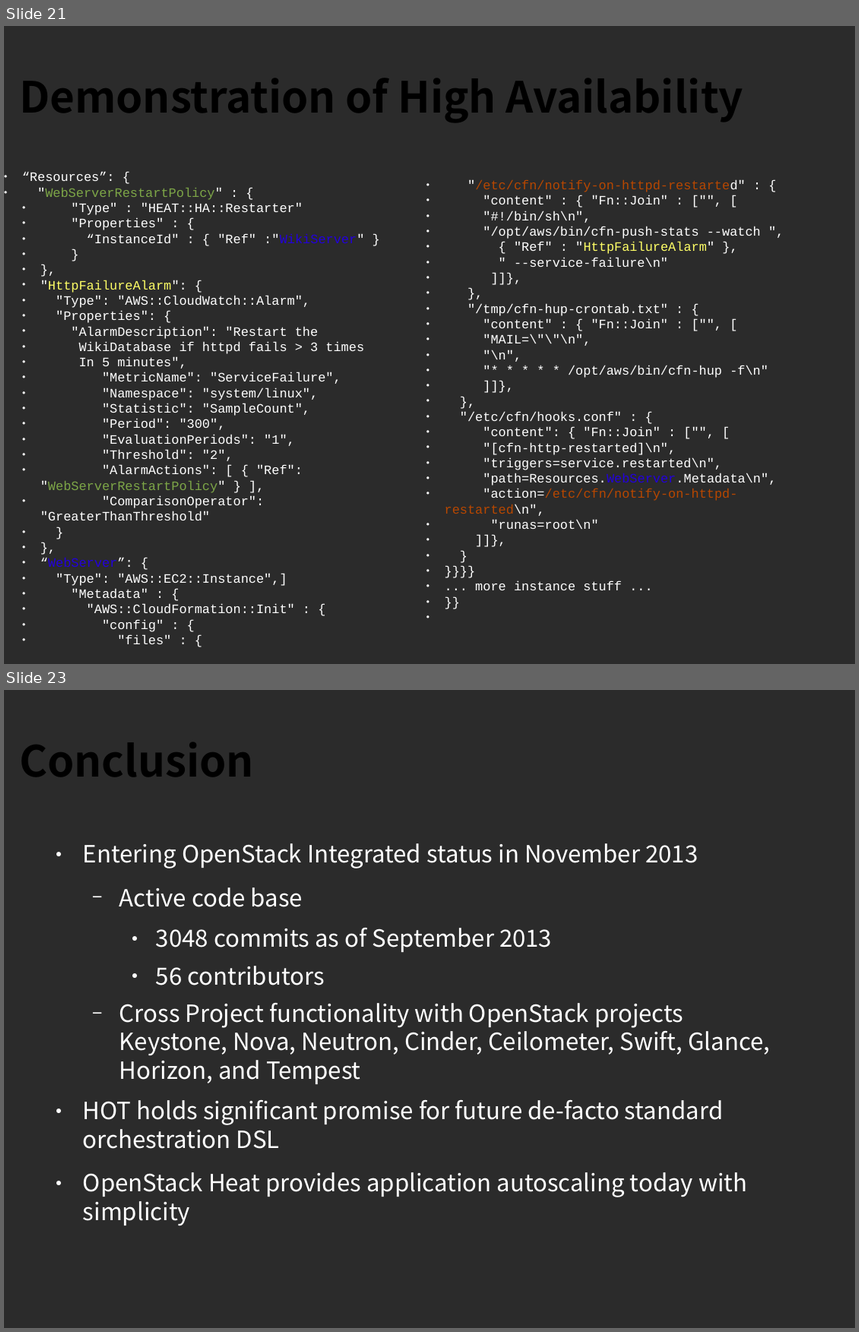
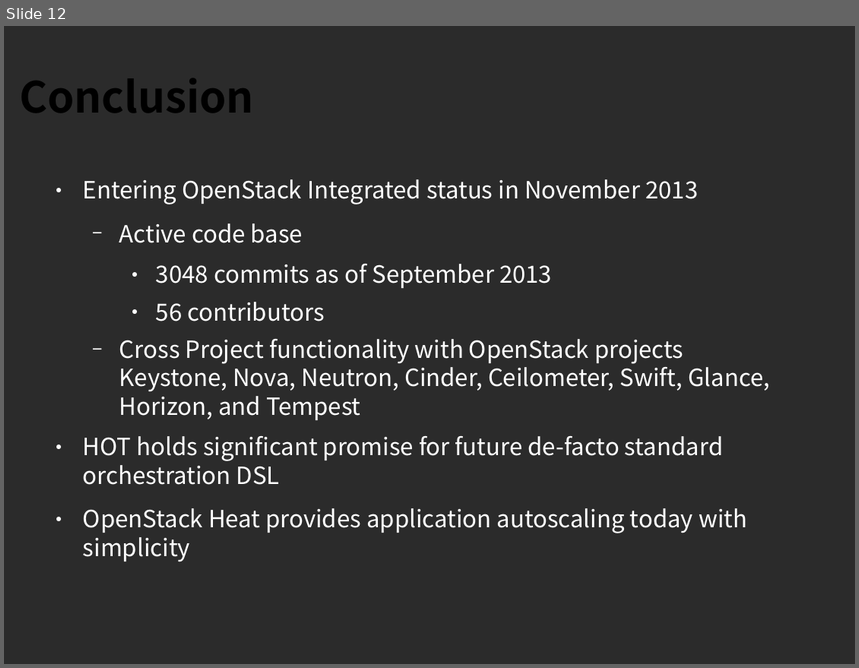
Before and after one commit to sdake/slides, a slide deck: sdake-cloudopen-heat-2013-09/heat-cloudopen-final.odp. Shown one above the other, each under a label of ours: slides 21 and 23 before the commit, slide 12 after it; the slides between them are not shown. The pictures are 859x1332 and 859x668 pixels, drawn with LibreOffice and Linux fonts; fonts in the diff are those of the drawing; background and template pictures are left out; a plain dark background stands for a picture behind light text. Boxes give left, top, right and bottom in pixels: in the first picture for what was removed or moved away, otherwise in the second. Text is boxed around its words. In the diff, an @@ line names an element or a change of style, - is before the commit and + after.

```diff
--- a/sdake-cloudopen-heat-2013-09/heat-cloudopen-final.odp
+++ b/sdake-cloudopen-heat-2013-09/heat-cloudopen-final.odp
@@ slide 21 removed at (x1=4, y1=26, x2=855, y2=664), background picture (left out) @@
@@ title removed at (x1=19, y1=78, x2=743, y2=123) @@
-Demonstration of High Availability
@@ text removed at (x1=22, y1=172, x2=364, y2=632) @@
-● “Resources”: {
-● "WebServerRestartPolicy" : {
-  ● "Type" : "HEAT::HA::Restarter"
-  ● "Properties" : {
-  ● “InstanceId" : { "Ref" :"WikiServer" }
-  ● }
-  ● },
-  ● "HttpFailureAlarm": {
-  ● "Type": "AWS::CloudWatch::Alarm",
-  ● "Properties": {
-  ● "AlarmDescription": "Restart the
-  ● WikiDatabase if httpd fails > 3 times
-  ● In 5 minutes",
-  ● "MetricName": "ServiceFailure",
-  ● "Namespace": "system/linux",
-  ● "Statistic": "SampleCount",
-  ● "Period": "300",
-  ● "EvaluationPeriods": "1",
-  ● "Threshold": "2",
-  ● "AlarmActions": [ { "Ref": "WebServerRestartPolicy" } ],
-  ● "ComparisonOperator": "GreaterThanThreshold"
-  ● }
-  ● },
-  ● “WebServer”: {
-  ● "Type": "AWS::EC2::Instance",]
-  ● "Metadata" : {
-  ● "AWS::CloudFormation::Init" : {
-  ● "config" : {
-  ● "files" : {
@@ text removed at (x1=445, y1=180, x2=776, y2=591) @@
-  ● "/etc/cfn/notify-on-httpd-restarted" : {
-  ● "content" : { "Fn::Join" : ["", [
-  ● "#!/bin/sh\n",
-  ● "/opt/aws/bin/cfn-push-stats --watch ",
-  ● { "Ref" : "HttpFailureAlarm" },
-  ● " --service-failure\n"
-  ● ]]},
-  ● },
-  ● "/tmp/cfn-hup-crontab.txt" : {
-  ● "content" : { "Fn::Join" : ["", [
-  ● "MAIL=\"\"\n",
-  ● "\n",
-  ● "* * * * * /opt/aws/bin/cfn-hup -f\n"
-  ● ]]},
-  ● },
-  ● "/etc/cfn/hooks.conf" : {
-  ● "content": { "Fn::Join" : ["", [
-  ● "[cfn-http-restarted]\n",
-  ● "triggers=service.restarted\n",
-  ● "path=Resources.WebServer.Metadata\n",
-  ● "action=/etc/cfn/notify-on-httpd-restarted\n",
-  ● "runas=root\n"
-  ● ]]},
-  ● }
-  ● }}}}
-  ● ... more instance stuff ...
-  ● }}
@@ what was slide 23 is now slide 12 @@
```
Also in this commit, not shown: 3 slides changed, 10 other slides removed, 2 other files.
